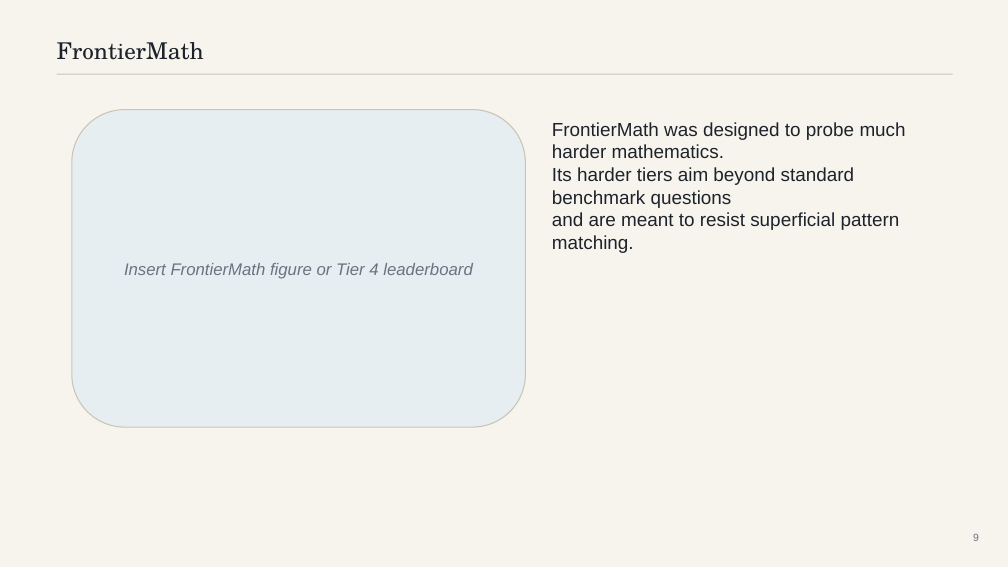
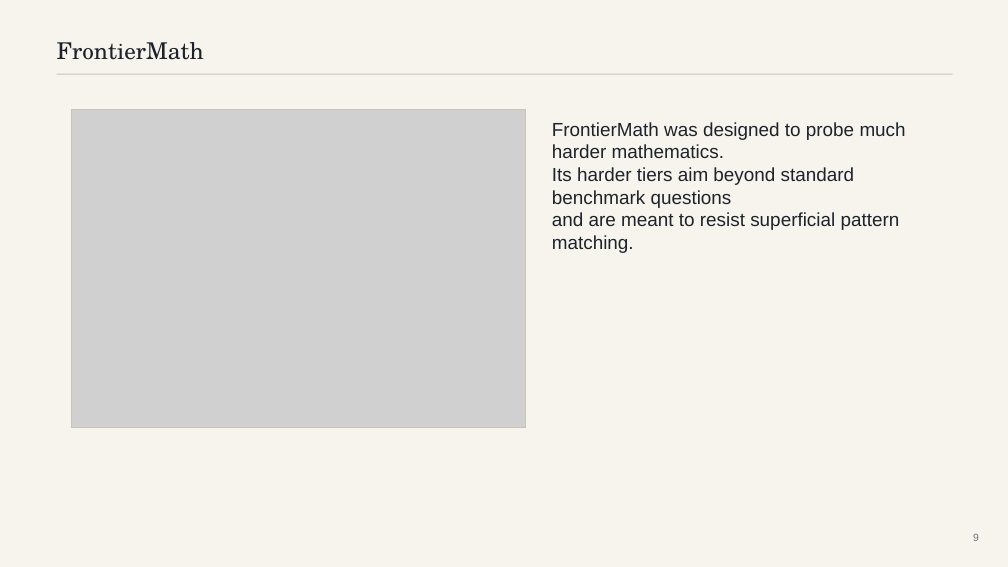
Before and after one commit to mattrobball/2026_03_09-colloquium, a slide deck: slide 9 of deck/should-you-trust-an-ai-mathematician.pptx. Drawn at 1008x567 pixels with LibreOffice and Linux fonts; fonts in the diff are those of the drawing; grey boxes stand for pictures. Boxes give left, top, right and bottom in pixels: in the first picture for what was removed or moved away, otherwise in the second. Text is boxed around its words. In the diff, an @@ line names an element or a change of style, - is before the commit and + after.

```diff
--- a/deck/should-you-trust-an-ai-mathematician.pptx
+++ b/deck/should-you-trust-an-ai-mathematician.pptx
@@ rectangle: place and size @@
-rectangle at box(124, 263, 472, 279)
+rectangle at box(72, 110, 526, 427)
@@ rectangle at box(72, 110, 526, 427): outline none to #C8C4B7 1 pt @@
@@ rounded rectangle removed at box(72, 110, 526, 427) @@
@@ picture added at box(72, 110, 526, 427) @@
@@ text in rectangle at box(124, 263, 472, 279): text removed @@
-Insert FrontierMath figure or Tier 4 leaderboard
```
Also in this commit, not shown: 6 other slides changed, 1 slide added, 1 slide removed, 6 other files.
